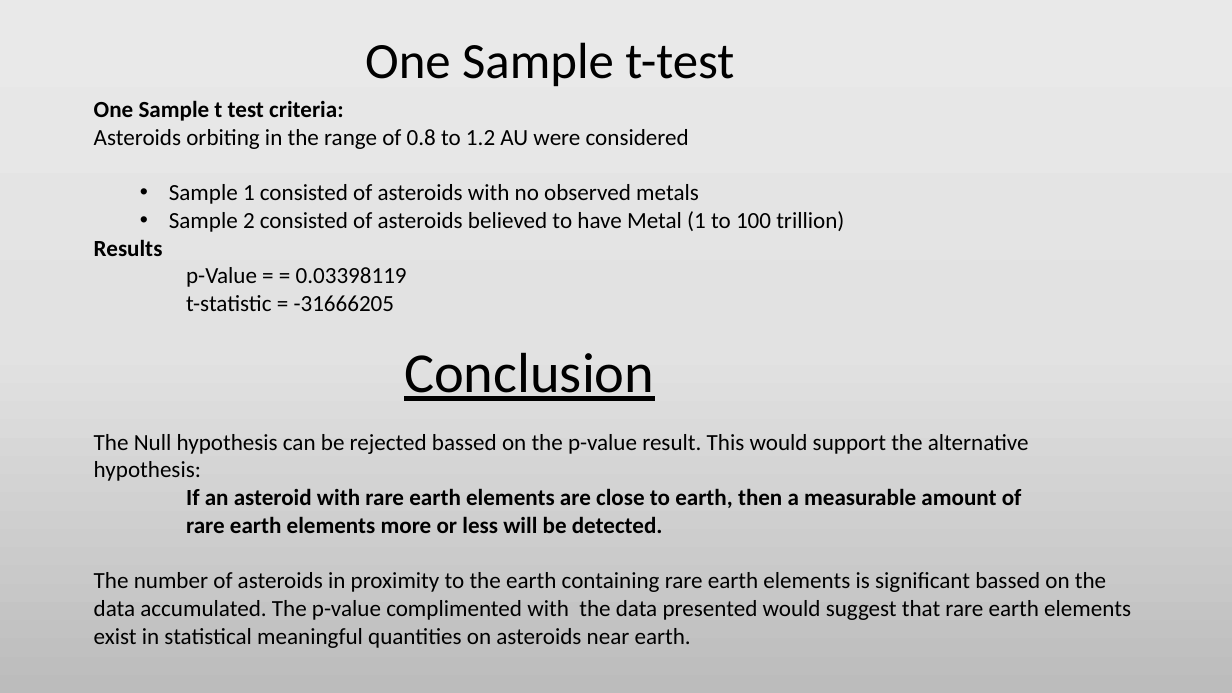
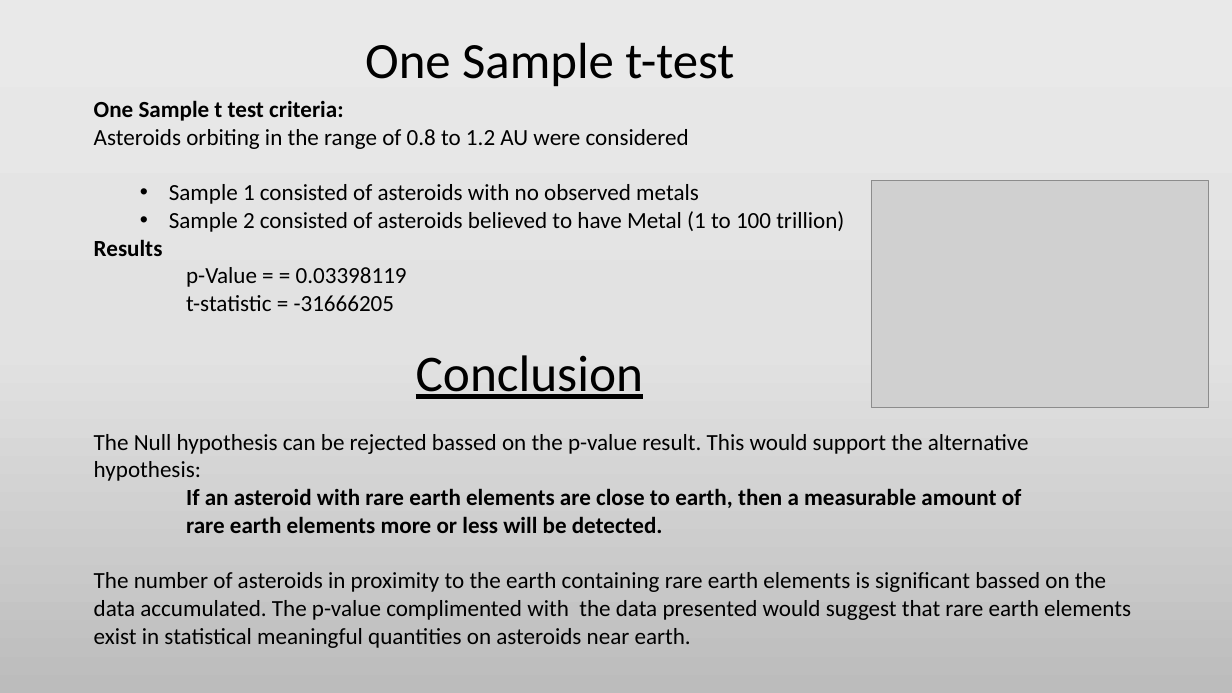
Before and after one commit to Efritch/asteroids_group_g, a slide deck: slide 7 of asteroid_analysisFinal.pptx. Drawn at 1232x693 pixels with LibreOffice and Linux fonts; fonts in the diff are those of the drawing; grey boxes stand for pictures. Boxes give left, top, right and bottom in pixels: in the first picture for what was removed or moved away, otherwise in the second. Text is boxed around its words. In the diff, an @@ line names an element or a change of style, - is before the commit and + after.

```diff
--- a/asteroid_analysisFinal.pptx
+++ b/asteroid_analysisFinal.pptx
@@ picture added at (x1=872, y1=181, x2=1209, y2=409) @@
@@ text "Conclusion" at (x1=416, y1=355, x2=643, y2=399): size 44 to 40 pt @@
```
Also in this commit, not shown: 1 other slide changed.
